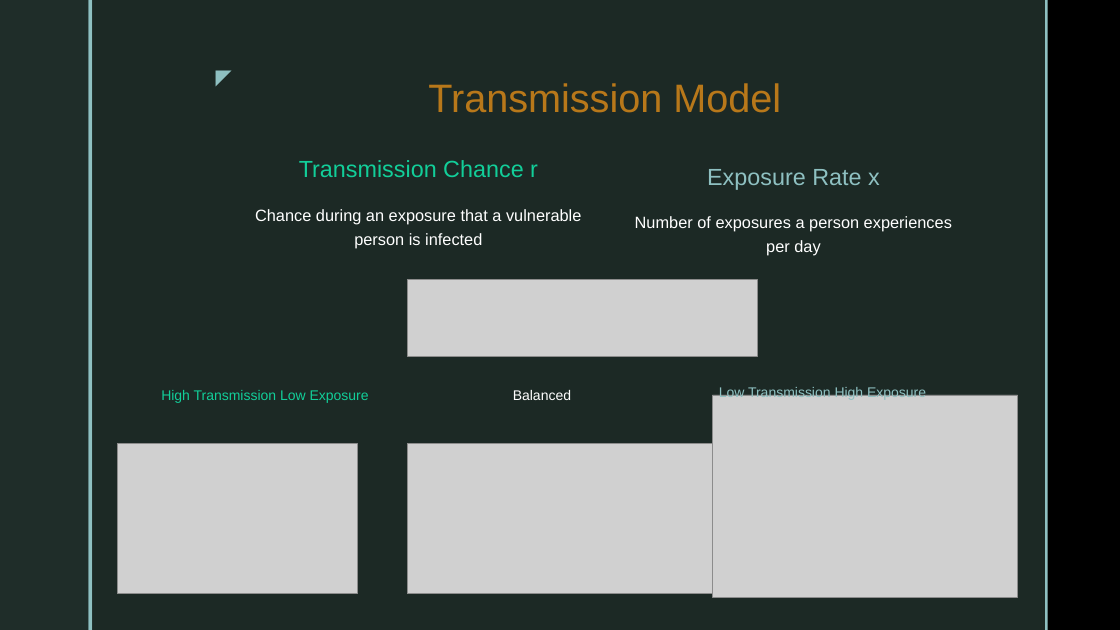
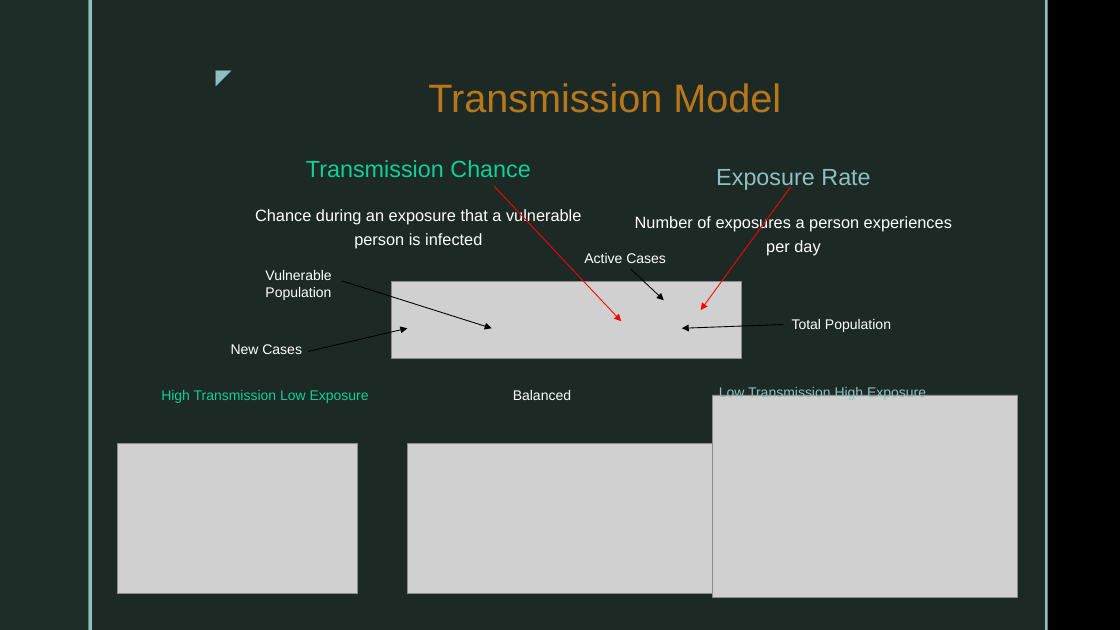
Before and after one commit to CaseCal/housing-covid-transmission, a slide deck: slide 4 of COVID and Affordable Housing.pptx (slide 2 before the commit). Drawn at 1120x630 pixels with LibreOffice and Linux fonts; fonts in the diff are those of the drawing; grey boxes stand for pictures; background and template pictures are left out. Boxes give left, top, right and bottom in pixels: in the first picture for what was removed or moved away, otherwise in the second. Text is boxed around its words. In the diff, an @@ line names an element or a change of style, - is before the commit and + after.

Commit message:
Final slide changes

```diff
--- a/COVID and Affordable Housing.pptx
+++ b/COVID and Affordable Housing.pptx
@@ text at [306,160,531,177]: text changed @@
-Transmission Chance r
+Transmission Chance
@@ text at [716,169,870,190]: text changed @@
-Exposure Rate x
+Exposure Rate
@@ arrow added from (494, 187) to (622, 321), #FF0000 0.75 pt @@
@@ arrow added from (791, 187) to (701, 310), #FF0000 0.75 pt @@
@@ text added at [584,253,666,263], 12 pt, text #FFFFFF @@
+Active Cases
@@ arrow added from (631, 269) to (664, 300), #000000 0.75 pt @@
@@ text added at [265,270,331,300], 12 pt, text #FFFFFF @@
+Vulnerable Population
@@ arrow added from (342, 281) to (492, 329), #000000 0.75 pt @@
@@ picture: place and size @@
-picture at [408,280,758,357]
+picture at [392,281,742,359]
@@ arrow added from (308, 351) to (408, 329), #000000 0.75 pt @@
@@ arrow added from (784, 324) to (682, 329), #000000 0.75 pt @@
@@ text added at [792,319,891,332], 12 pt, text #FFFFFF @@
+Total Population
@@ text added at [231,344,302,354], 12 pt, text #FFFFFF @@
+New Cases
```
Also in this commit, not shown: 1 other slide changed, 8 slides added, 1 other file.
